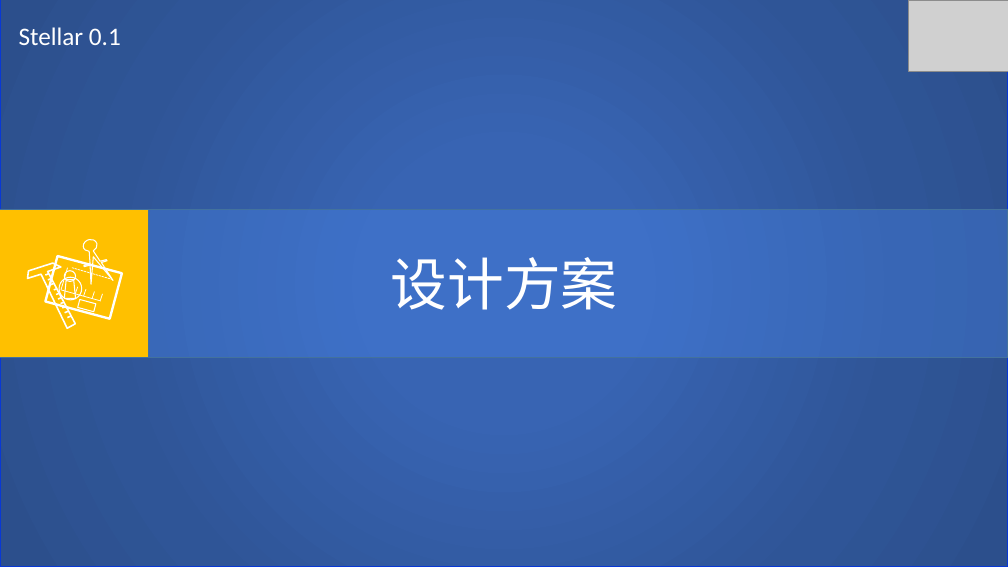
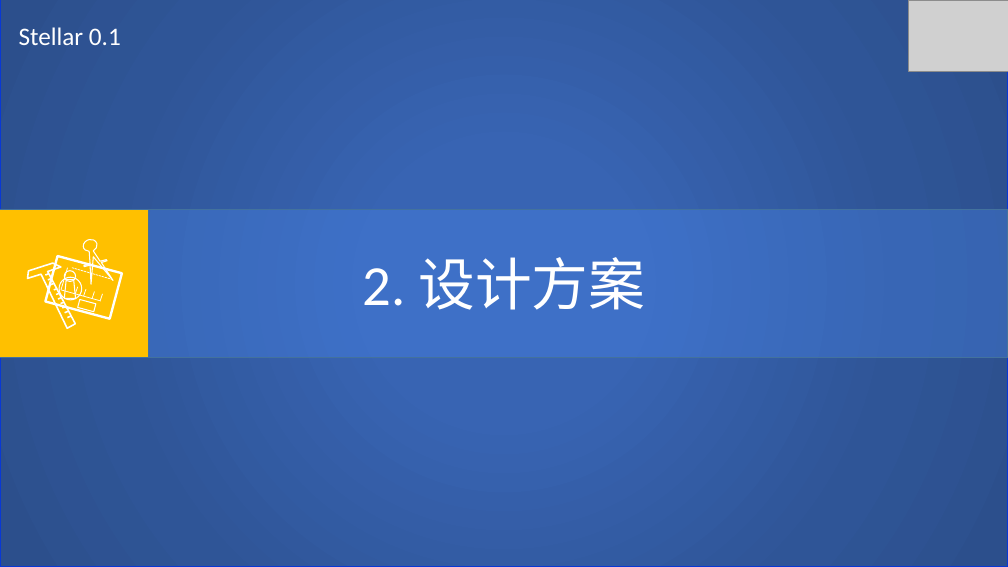
Before and after one commit to SCITLAS/Stellar, a slide deck: slide 8 of Stellar_0.1/documents/design.pptx (slide 7 before the commit). Drawn at 1008x567 pixels with LibreOffice and Linux fonts; fonts in the diff are those of the drawing; grey boxes stand for pictures. Boxes give left, top, right and bottom in pixels: in the first picture for what was removed or moved away, otherwise in the second. Text is boxed around its words. In the diff, an @@ line names an element or a change of style, - is before the commit and + after.

```diff
--- a/Stellar_0.1/documents/design.pptx
+++ b/Stellar_0.1/documents/design.pptx
@@ text at (363, 257, 646, 310): text changed @@
-设计方案
+2. 设计方案
```
Also in this commit, not shown: 5 other slides changed, 5 slides added, 2 other files.
